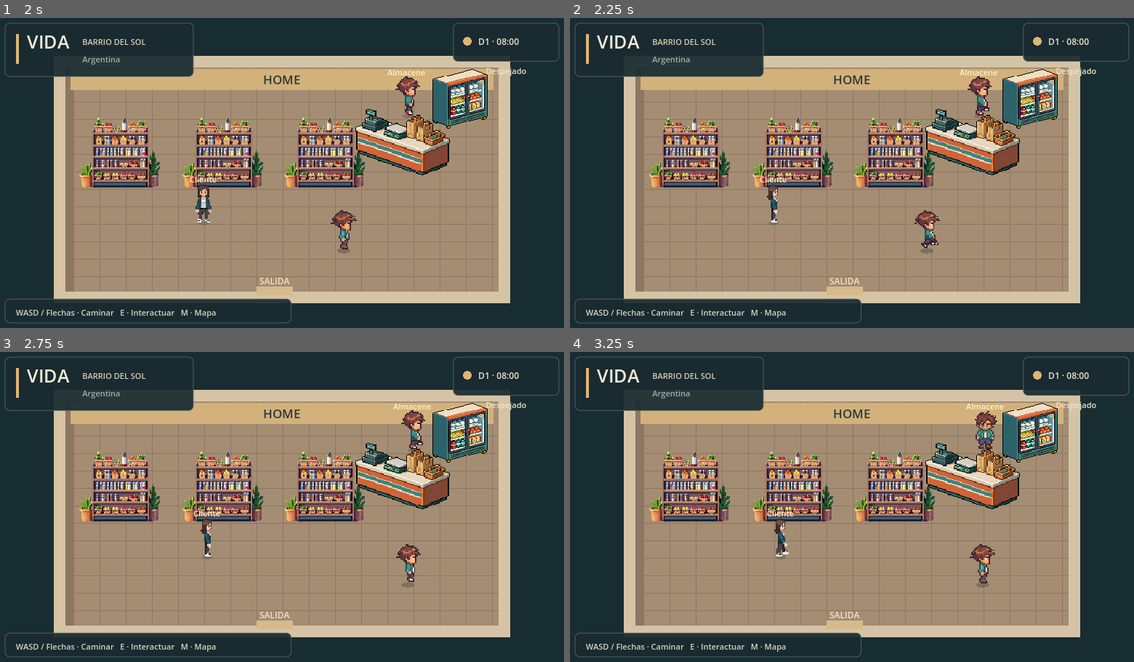
Above: before the commit, frames 1-4 (two rows, left to right).
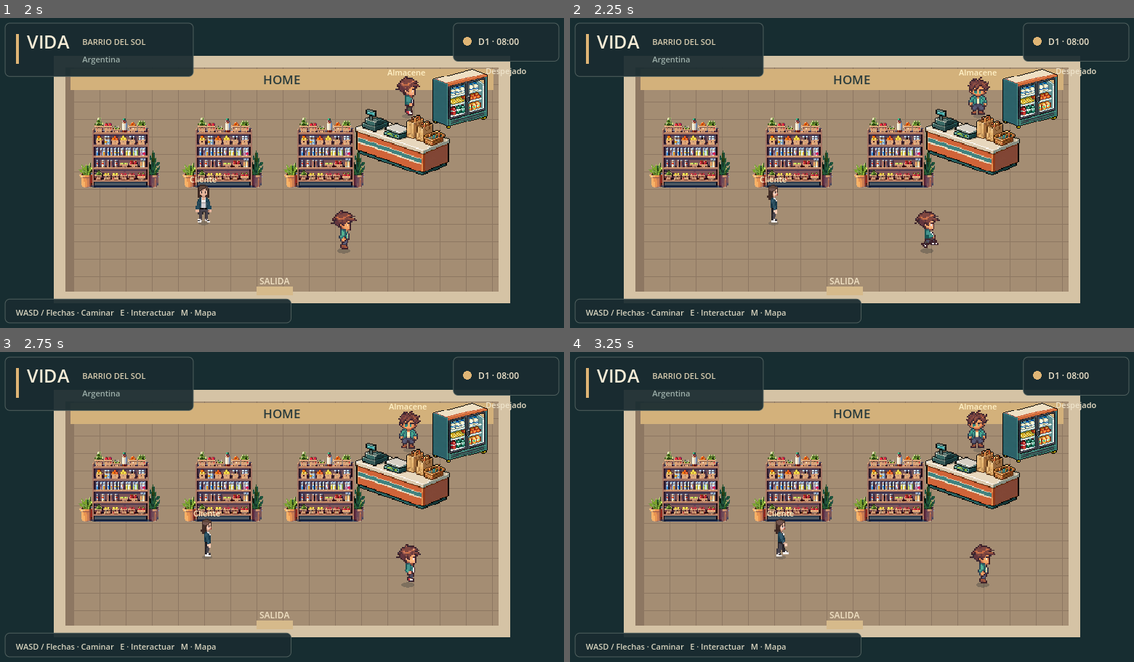
Above: after the commit, the same moments.

Repository: AgustinWojtyszyn/Life--simulador-de-vida
Game: Godot game, scene res://scenes/shop.tscn
Two runs of this game, one before a commit and one after it. Both use one fixed random seed, a clock stepped at 60 frames per second and the inputs below. This scene is started directly instead of the project's main scene.
Inputs (mouse positions are in pixels of both pictures, inside the frame that each line leads up to):
- Up to frame 1 (2 s): tap Enter at 0.5 s; move the mouse to (411, 157) at 0.52 s; hold D (move_right) 0.53-1.25 s; tap E (interact) at 0.6 s; click (411, 157) at 0.67 s; drag from (163, 188) to (253, 238) at 1.27 s
- Up to frame 2 (2.25 s): move the mouse to (908, 101) at 2.02 s; hold D (move_right) from 2.03 s (still down); tap E (interact) at 2.1 s
- Up to frame 3 (2.75 s): keep holding D (move_right)
- Up to frame 4 (3.25 s): release D (move_right) at 2.75 s; drag from (823, 572) to (677, 457) at 2.77 s

Frame 1 is identical in both runs. In frame 2, 0.4% of the frame differs, in the area x 68-76%, y 16-33%; in frame 3, 0.4%; in frame 4, 0.5%, in the area x 68-77%, y 16-33%.

Commit message:
fix(interiors): give specialized locations semantic layouts

Diff:
--- a/scripts/shop_interior.gd
+++ b/scripts/shop_interior.gd
@@ -31,6 +31,10 @@
 		InteriorCatalog.Type.HOSPITAL: setup_hospital()
 		InteriorCatalog.Type.OFFICE: setup_office()
 		InteriorCatalog.Type.WORKSHOP: setup_workshop()
+		InteriorCatalog.Type.SUPERMARKET: setup_supermarket()
+		InteriorCatalog.Type.PHARMACY: setup_pharmacy()
+		InteriorCatalog.Type.GYM: setup_gym()
+		InteriorCatalog.Type.GAS_STATION: setup_gas_station()
 		_: setup_market_like()
 
 	var layer := CanvasLayer.new()
@@ -132,6 +136,46 @@
 	add_target(Vector2(560, 248), "Pedir comida", "buy_food", "restaurant_counter")
 	add_resident("host", "Encargado", Vector2(625, 176), true)
 	add_resident("customer", "Cliente", Vector2(430, 300), false)
+
+func setup_supermarket() -> void:
+	for entry in [
+		[Vector2(165, 205), "south-east"], [Vector2(305, 205), "south-west"],
+		[Vector2(165, 305), "south-east"], [Vector2(305, 305), "south-west"],
+		[Vector2(445, 205), "south-east"], [Vector2(445, 305), "south-west"],
+	]:
+		fixture("market_shelf_front", entry[0], Vector2(108, 88), entry[1])
+	furniture("market_fridge", Vector2(645, 175), Vector2(82, 90), Rect2(618, 148, 54, 20), "south-west")
+	furniture("checkout", Vector2(580, 310), Vector2(128, 88), Rect2(524, 278, 112, 28), "south-west")
+	add_target(Vector2(545, 342), "Pagar provisiones · $12", "buy_food", "supermarket_checkout")
+	add_resident("cashier", "Cajero", Vector2(620, 270), true)
+	add_resident("customer", "Cliente", Vector2(370, 335), false)
+
+func setup_pharmacy() -> void:
+	for x in [185, 330, 475]:
+		fixture("market_shelf_front", Vector2(x, 205), Vector2(108, 88), "south")
+	furniture("checkout", Vector2(575, 285), Vector2(132, 92), Rect2(518, 251, 114, 28), "south-west")
+	furniture("shelf", Vector2(650, 160), Vector2(62, 82), Rect2(624, 141, 52, 18), "south-east")
+	add_target(Vector2(555, 320), "Consultar en farmacia", "shop", "pharmacy_counter")
+	add_resident("pharmacist", "Farmacéutico", Vector2(620, 245), true)
+
+func setup_gym() -> void:
+	# Reuse neutral authored props, but arrange them as training stations rather
+	# than falling back to grocery aisles.
+	for x in [190, 335, 480]:
+		furniture("desk", Vector2(x, 220), Vector2(82, 72), Rect2(x - 34, 198, 68, 20), "south")
+	furniture("sofa_front", Vector2(250, 335), Vector2(122, 70), Rect2(204, 313, 92, 22), "south-east")
+	furniture("checkout", Vector2(600, 205), Vector2(112, 82), Rect2(551, 177, 98, 25), "south-west")
+	add_target(Vector2(335, 255), "Entrenar un rato", "rest", "gym_training")
+	add_target(Vector2(580, 238), "Hablar en recepción", "shop", "gym_reception")
+	add_resident("trainer", "Entrenador", Vector2(635, 170), true)
+
+func setup_gas_station() -> void:
+	furniture("checkout", Vector2(565, 220), Vector2(136, 92), Rect2(506, 186, 118, 28), "south-west")
+	for x in [180, 315, 450]:
+		fixture("market_shelf_front", Vector2(x, 275), Vector2(102, 82), "south")
+	furniture("market_fridge", Vector2(650, 165), Vector2(74, 82), Rect2(625, 142, 50, 18), "south-west")
+	add_target(Vector2(545, 255), "Consultar en la estación", "shop", "gas_station_counter")
+	add_resident("attendant", "Playero", Vector2(620, 180), true)
 
 func setup_market_like() -> void:
 	for entry in [
@@ -251,10 +295,13 @@
 func add_resident(id: String, title: String, at: Vector2, employee: bool) -> void:
 	var walker := preload("res://scripts/city_walker.gd").new()
 	walker.position = at
-	walker.route.assign([at, at + Vector2(18, 0), at + Vector2(18, 10), at + Vector2(0, 10)])
+	var roam := 8.0 if employee else 18.0
+	walker.route.assign([at, at + Vector2(roam, 0), at + Vector2(roam, roam * 0.5), at + Vector2(0, roam * 0.5)])
+	walker.route_kind = "employee" if employee else "walk"
 	walker.profile = PlayerProfile.new()
 	walker.profile.gender = "male" if employee else "female"
 	walker.speed = 10
 	walker.set_meta("person_id", id)
 	walker.set_meta("person_name", title)
+	walker.set_meta("employee_role", id if employee else "")
 	add_child(walker)
